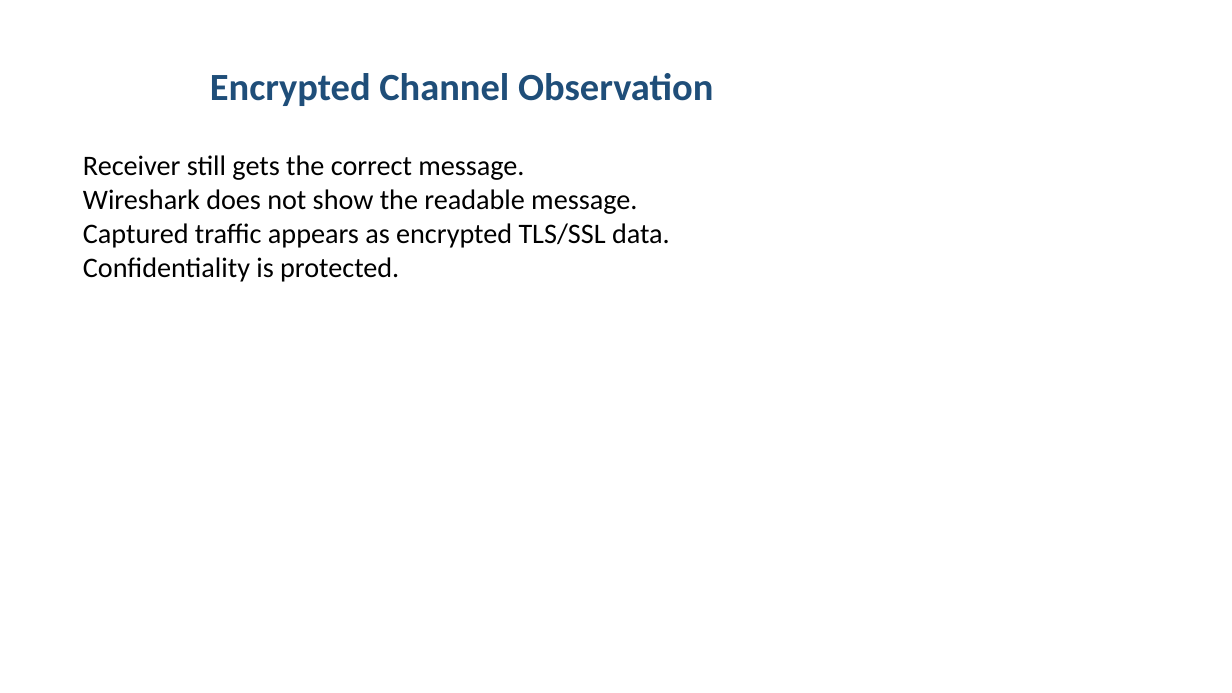
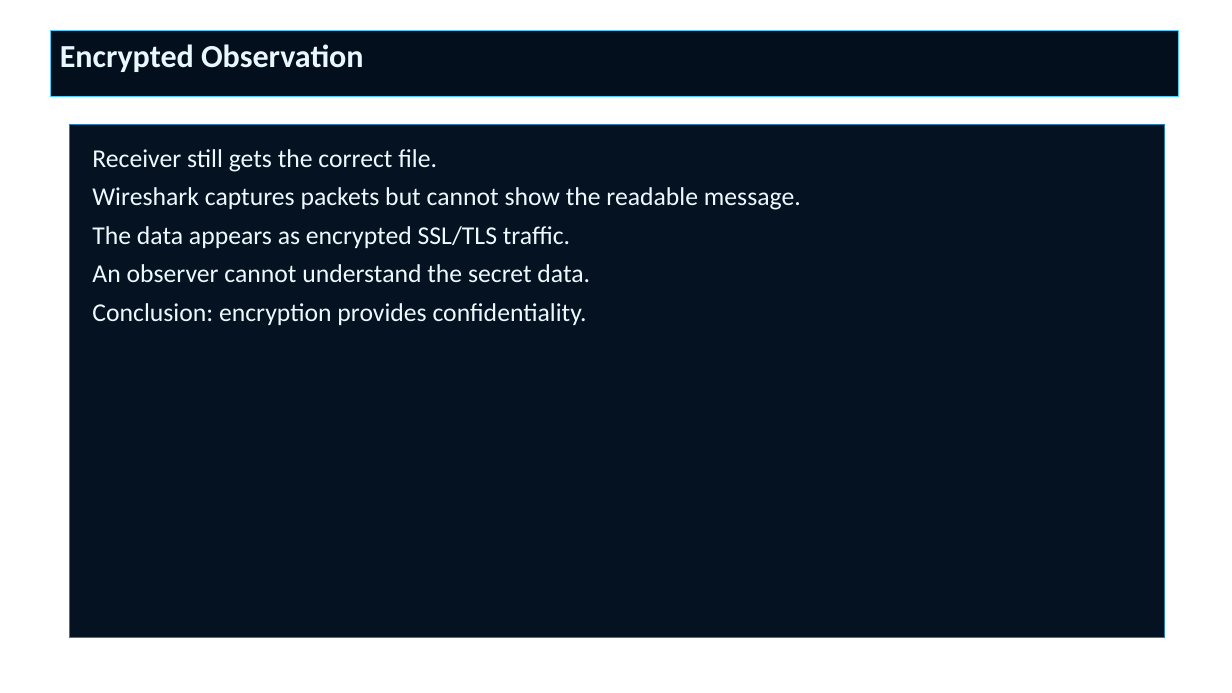
Before and after one commit to aastha2208/campussync-mobile, a slide deck: slide 17 of netcat_aat_project/Secure_Data_Transmission_over_Netcat_Presentation.pptx (slide 11 before the commit). Drawn at 1232x693 pixels with LibreOffice and Linux fonts; fonts in the diff are those of the drawing; background and template pictures are left out. Boxes give left, top, right and bottom in pixels: in the first picture for what was removed or moved away, otherwise in the second. Text is boxed around its words. In the diff, an @@ line names an element or a change of style, - is before the commit and + after.

```diff
--- a/netcat_aat_project/Secure_Data_Transmission_over_Netcat_Presentation.pptx
+++ b/netcat_aat_project/Secure_Data_Transmission_over_Netcat_Presentation.pptx
@@ rectangle "Encrypted Observation": place and size @@
-rectangle "Encrypted Observation" at (210,73,713,106)
+rectangle "Encrypted Observation" at (51,30,1178,97)
@@ rectangle "Encrypted Observation" at (51,30,1178,97): vertical alignment middle to top; fill none to #040F1E; outline none to #4BCDFF 0.75 pt @@
@@ text in rectangle at (60,44,364,72): text changed; size 30 to 25 pt; text colour #1F4E79 to #E8F8FF @@
-Encrypted Channel Observation
+Encrypted Observation
@@ rectangle added at (69,125,1165,638), fill #051222, outline #2282B4 0.75 pt, 20 pt, text #ECFAFF @@
+Receiver still gets the correct file.
+Wireshark captures packets but cannot show the readable message.
+The data appears as encrypted SSL/TLS traffic.
+An observer cannot understand the secret data.
+Conclusion: encryption provides confidentiality.
@@ text removed at (83,155,670,282) @@
-Receiver still gets the correct message.
-Wireshark does not show the readable message.
-Captured traffic appears as encrypted TLS/SSL data.
-Confidentiality is protected.
```
Also in this commit, not shown: 7 other slides changed, 17 slides added, 8 slides removed, 7 other files.
